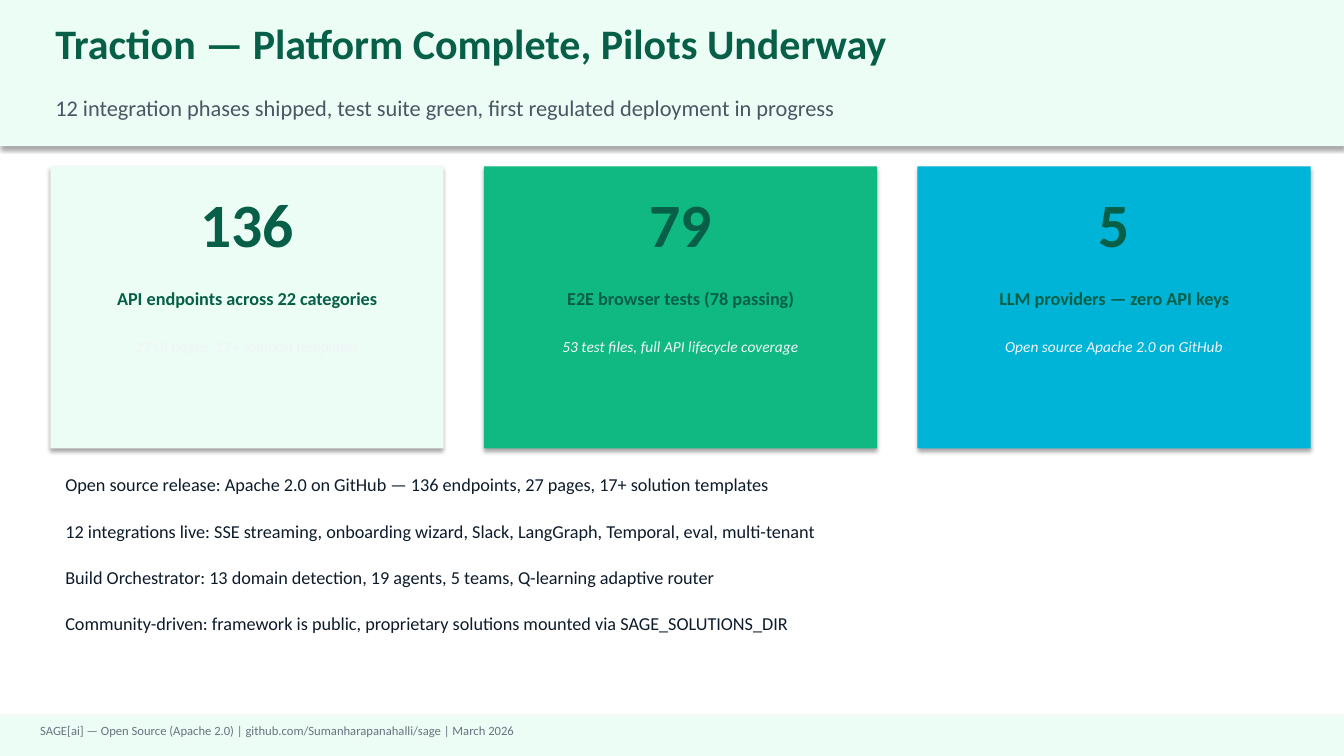
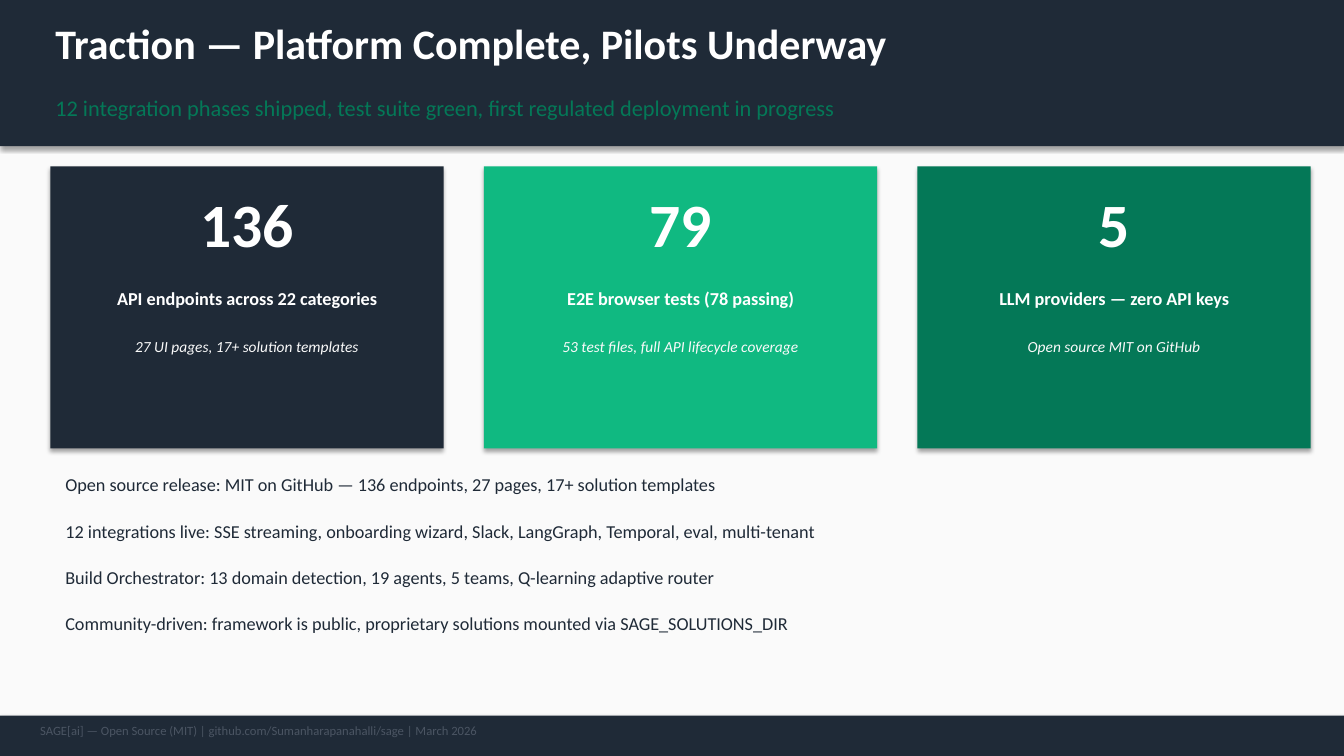
Before and after one commit to Sumanharapanahalli/SAGE, a slide deck: slide 11 of docs/SageAI_Investor_Pitch.pptx. Drawn at 1344x756 pixels with LibreOffice and Linux fonts; fonts in the diff are those of the drawing. Boxes give left, top, right and bottom in pixels: in the first picture for what was removed or moved away, otherwise in the second. Text is boxed around its words. In the diff, an @@ line names an element or a change of style, - is before the commit and + after.

```diff
--- a/docs/SageAI_Investor_Pitch.pptx
+++ b/docs/SageAI_Investor_Pitch.pptx
@@ background #FFFFFF to #FAFAFA @@
@@ text "12 integration phases shipped, test ..." at <box>55,100,834,120</box>: text colour #4B5563 to #047857 @@
@@ rectangle at <box>918,166,1311,449</box>: fill #00B4D8 to #047857 @@
@@ text colour #065F46 to #FFFFFF in 7 elements at <box>55,29,886,66</box>, <box>200,205,294,248</box>, <box>117,292,377,308</box>, <box>649,206,711,247</box>, <box>567,291,794,308</box>, <box>1098,207,1129,248</box>, <box>999,292,1229,308</box> @@
@@ text added at <box>135,341,358,355</box>, 11 pt, text #FAFAFA, italic @@
+27 UI pages, 17+ solution templates
@@ text at <box>1028,341,1200,355</box>: text changed; text colour #F0F4F8 to #FAFAFA @@
-Open source Apache 2.0 on GitHub
+Open source MIT on GitHub
@@ text at <box>65,478,715,494</box>: text changed; text colour #0D1B2A to #1F2A37 @@
-Open source release: Apache 2.0 on GitHub — 136 endpoints, 27 pages, 17+ solution templates
+Open source release: MIT on GitHub — 136 endpoints, 27 pages, 17+ solution templates
@@ text colour #0D1B2A to #1F2A37 in 3 elements at <box>65,525,815,541</box>, <box>65,571,714,587</box>, <box>65,617,787,633</box> @@
@@ fill #ECFDF5 to #1F2A37 in 3 elements at <box>0,0,1344,146</box>, <box>50,166,444,449</box>, <box>0,716,1344,756</box> @@
@@ text at <box>40,726,477,735</box>: text changed; text colour #6B7280 to #4B5563 @@
-SAGE[ai] — Open Source (Apache 2.0) | github.com/Sumanharapanahalli/sage | March 2026
+SAGE[ai] — Open Source (MIT) | github.com/Sumanharapanahalli/sage | March 2026
```
Also in this commit, not shown: 13 other slides changed, 1 slide removed, 8 other files.
